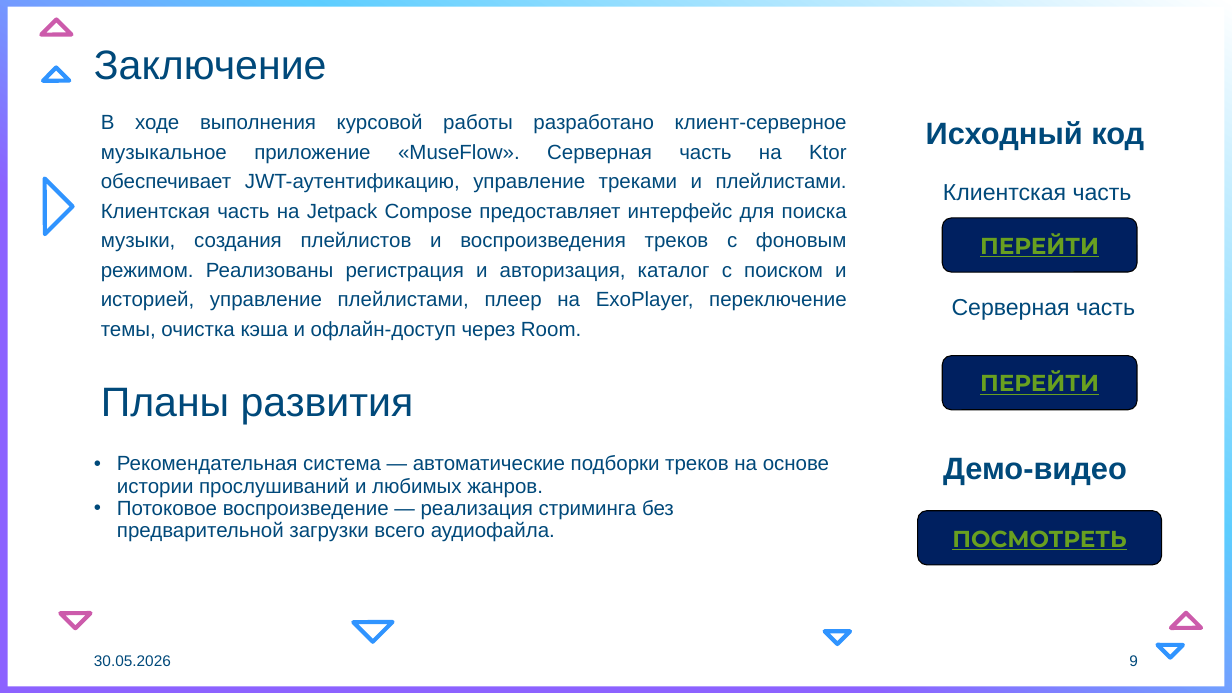
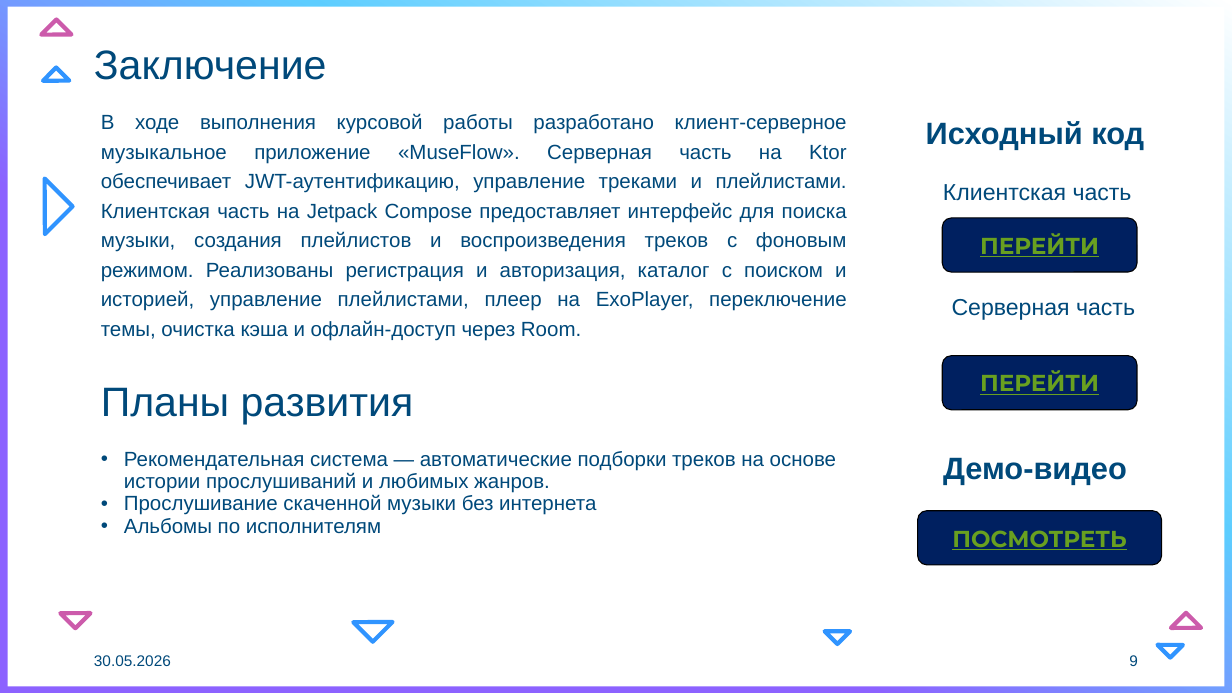
Before and after one commit to oggiorgi/MIREA, a slide deck: slide 9 of 6sem/coursework_kotlin/samsung_presentation_olefriovgg.pptx. Drawn at 1232x693 pixels with LibreOffice and Linux fonts; fonts in the diff are those of the drawing; background and template pictures are left out. Boxes give left, top, right and bottom in pixels: in the first picture for what was removed or moved away, otherwise in the second. Text is boxed around its words. In the diff, an @@ line names an element or a change of style, - is before the commit and + after.

```diff
--- a/6sem/coursework_kotlin/samsung_presentation_olefriovgg.pptx
+++ b/6sem/coursework_kotlin/samsung_presentation_olefriovgg.pptx
@@ text at <box>124,494,596,534</box>: text changed @@
-• Потоковое воспроизведение — реализация стриминга без предварительной загрузки всего аудиофайла.
+• Прослушивание скаченной музыки без интернета
+• Альбомы по исполнителям
```
Also in this commit, not shown: 3 other slides changed.
